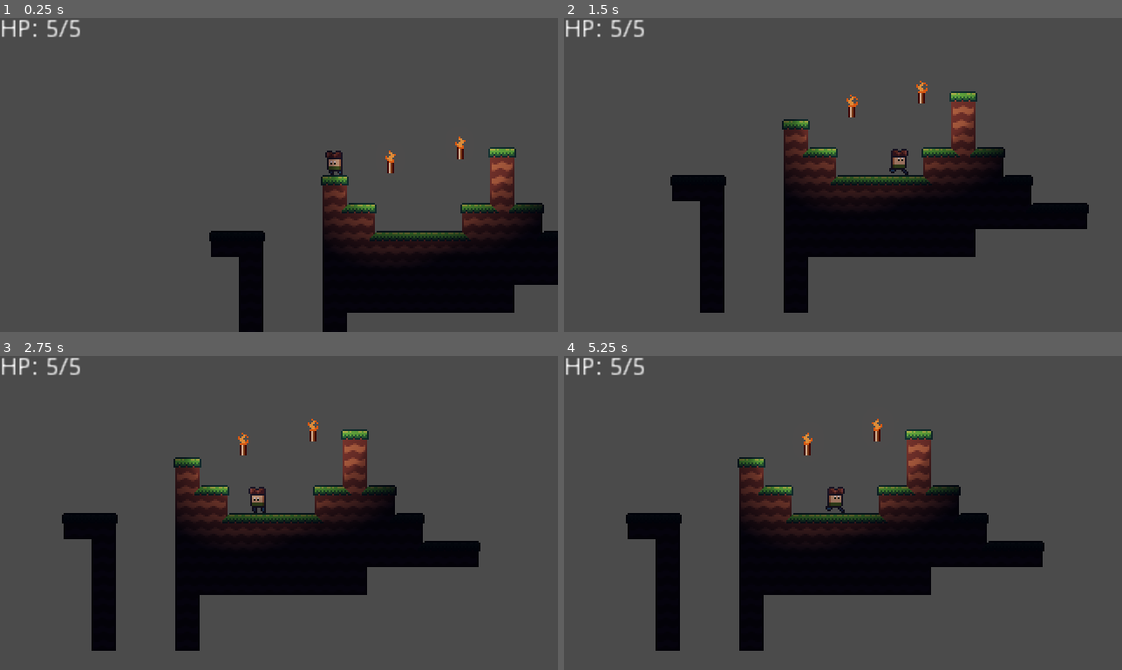
Above: before the commit, frames 1-4 (two rows, left to right).
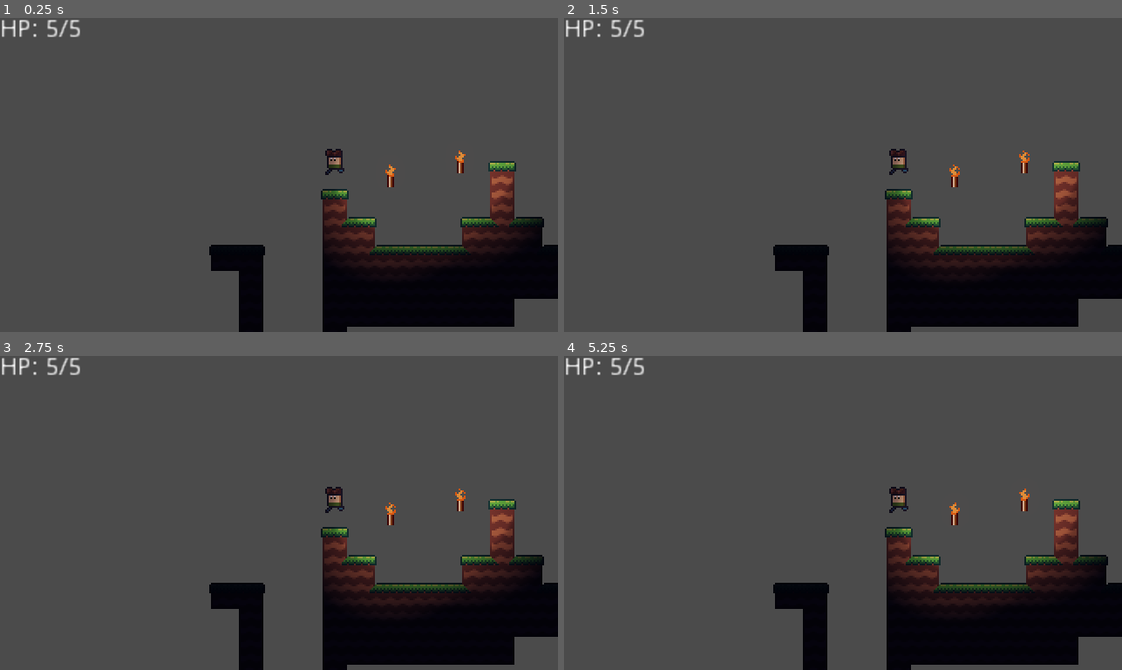
Above: after the commit, the same moments.

Repository: jasonrobwebster/Cave
Game: Godot game, scene res://scenes/debug.tscn
The game is run twice, just before and just after one commit, with the same random seed, the same clock (stepped at 60 frames per second) and the same inputs.
Inputs:
- Up to frame 1 (0.25 s): no input
- Up to frame 2 (1.5 s): hold Right (ui_right) from 0.53 s (still down); tap Space (jump) at 0.77 s
- Up to frame 3 (2.75 s): tap Space (jump) at 1.52 s; release Right (ui_right) at 2.03 s; hold Left (ui_left) from 2.03 s (still down)
- Up to frame 4 (5.25 s): release Left (ui_left) at 2.78 s; hold Right (ui_right) 2.78-4.28 s; tap Space (jump) at 3.02, 3.77, 4.52 s; hold Left (ui_left) 4.28-5.03 s; hold Right (ui_right) from 5.03 s (still down)

The runs differ from the first frame. In frame 1, 6.9% of the frame differs, in the area x 37-100%, y 37-99%; in frame 2, 30%; in frame 3, 31%, in the area x 11-100%, y 20-100%; in frame 4, 31%.
Error after the commit: Parse Error: The function signature doesn't match the parent. Parent signature is: "Variant enter(String=default, Variant)". (res://player/Idle.gd:4)

Commit message:
allow access to previous state name when changing states

Diff:
--- a/state_machine/state.gd
+++ b/state_machine/state.gd
@@ -7,7 +7,7 @@
 signal state_change(next_state, args)
 
 
-func enter(args = null):
+func enter(_previous_state: String = '', _args = null):
 	# handle entering state
 	pass
 
--- a/state_machine/state_machine.gd
+++ b/state_machine/state_machine.gd
@@ -5,7 +5,7 @@
 # children are treated as states and are automatically assigned
 # to the state_map dictionary
 
-signal state_change(new_state)
+signal state_change(new_state, previous_state)
 
 export(NodePath) var start_state
 
@@ -54,7 +54,13 @@
 func _change_state(state_name, args = null):
 	if not active:
 		return
+	if current_state == state_map[state_name]:
+		return
+	var previous_state: State = current_state
 	current_state.exit()
 	current_state = state_map[state_name]
-	current_state.enter(args)
-	emit_signal("state_change", current_state)
+	if args == null:
+		current_state.enter(previous_state.name)
+	else:
+		current_state.enter(previous_state.name, args)
+	emit_signal("state_change", current_state, previous_state)
